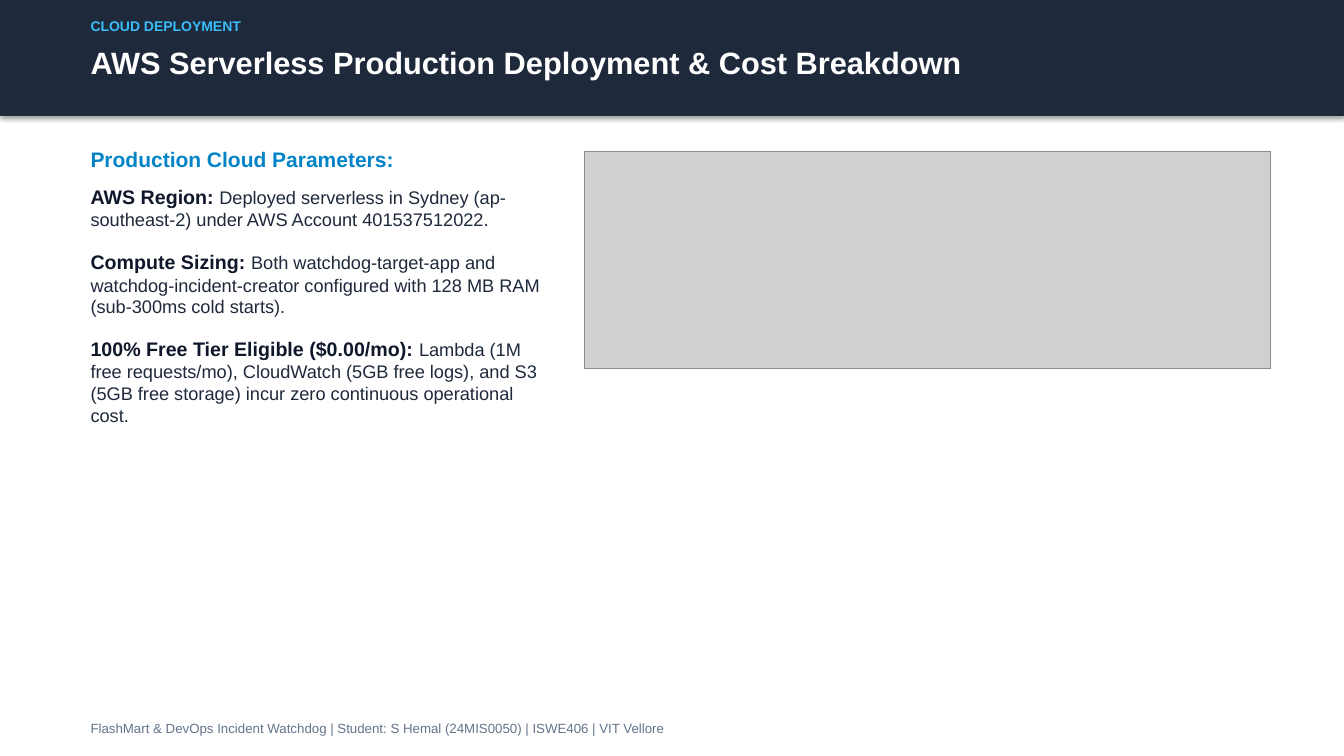
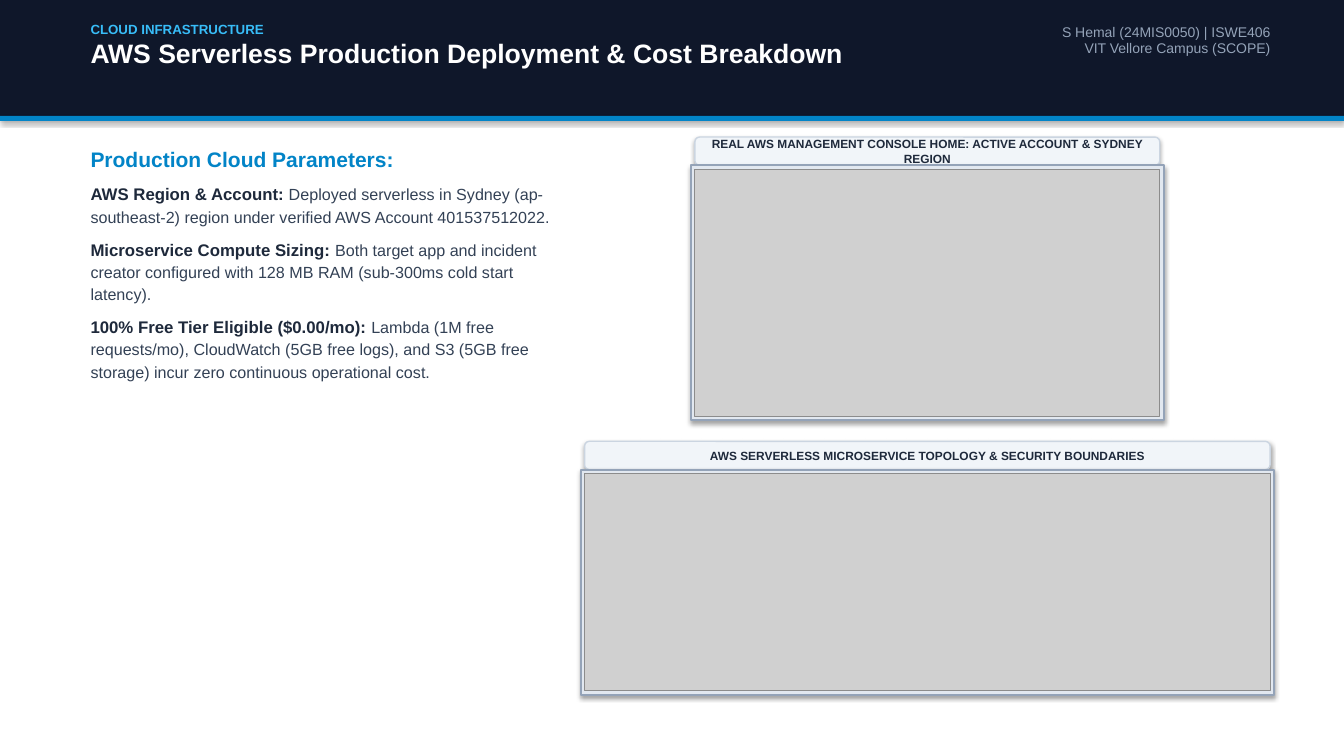
Before and after one commit to hemalexe/devopss-incident-watchdog, a slide deck: slide 14 of FlashMart_Incident_Watchdog_Application_Guide.pptx (slide 12 before the commit). Drawn at 1344x756 pixels with LibreOffice and Linux fonts; fonts in the diff are those of the drawing; grey boxes stand for pictures. Boxes give left, top, right and bottom in pixels: in the first picture for what was removed or moved away, otherwise in the second. Text is boxed around its words. In the diff, an @@ line names an element or a change of style, - is before the commit and + after.

```diff
--- a/FlashMart_Incident_Watchdog_Application_Guide.pptx
+++ b/FlashMart_Incident_Watchdog_Application_Guide.pptx
@@ rectangle at [0,0,1344,116]: fill #1E293B to #0F172A @@
@@ text "CLOUD INFRASTRUCTURE": place and size @@
-text "CLOUD INFRASTRUCTURE" at [91,51,962,79]
+text "CLOUD INFRASTRUCTURE" at [91,24,842,69]
@@ text at [91,24,263,34]: paragraph added @@
+CLOUD INFRASTRUCTURE
@@ text removed at [91,21,241,31] @@
-CLOUD DEPLOYMENT
@@ text at [1062,27,1270,56]: text changed; size 9.5 to 10 pt; text colour #64748B to #94A3B8 @@
-FlashMart & DevOps Incident Watchdog | Student: S Hemal (24MIS0050) | ISWE406 | VIT Vellore
+S Hemal (24MIS0050) | ISWE406
+VIT Vellore Campus (SCOPE)
@@ text at [91,43,842,69]: size 22 to 19 pt in "AWS Serverless Production Deployment & Cost Breakdown" @@
@@ rectangle added at [0,116,1344,121], fill #0284C7 @@
@@ rounded rectangle added at [695,137,1159,165], fill #F1F5F9, outline #CBD5E1 1 pt, 8.5 pt, text #1E293B, bold @@
+REAL AWS MANAGEMENT CONSOLE HOME: ACTIVE ACCOUNT & SYDNEY REGION
@@ rectangle added at [691,165,1164,420], fill #E2E8F0, outline #94A3B8 1.5 pt @@
@@ picture added at [695,169,1159,416] @@
@@ text at [91,188,549,304]: text changed; size 13 to 11.5 pt; text colour #1E293B to #334155 @@
-AWS Region: Deployed serverless in Sydney (ap-southeast-2) under AWS Account 401537512022.
-Compute Sizing: Both watchdog-target-app and watchdog-incident-creator configured with 128 MB RAM (sub-300ms cold starts).
+AWS Region & Account: Deployed serverless in Sydney (ap-southeast-2) region under verified AWS Account 401537512022.
+Microservice Compute Sizing: Both target app and incident creator configured with 128 MB RAM (sub-300ms cold start latency).
@@ text at [91,320,529,381]: size 14 to 12 pt, text colour #0F172A to #1E293B in "100% Free Tier Eligible ($0.00/mo):"; size 13 to 11.5 pt, text colour #1E293B to #334155 in "Lambda (1M free requests/mo), CloudWatch (5GB free ..."; line spacing 1 to 1.15; less space between paragraphs @@
@@ rounded rectangle added at [585,442,1270,470], fill #F1F5F9, outline #CBD5E1 1 pt, 8.5 pt, text #1E293B, bold @@
+AWS SERVERLESS MICROSERVICE TOPOLOGY & SECURITY BOUNDARIES
@@ rectangle added at [581,470,1274,695], fill #E2E8F0, outline #94A3B8 1.5 pt @@
@@ picture: place and size @@
-picture at [585,151,1270,368]
+picture at [585,474,1270,691]
```
Also in this commit, not shown: 8 other slides changed, 7 slides added, 5 slides removed, 22 other files.
